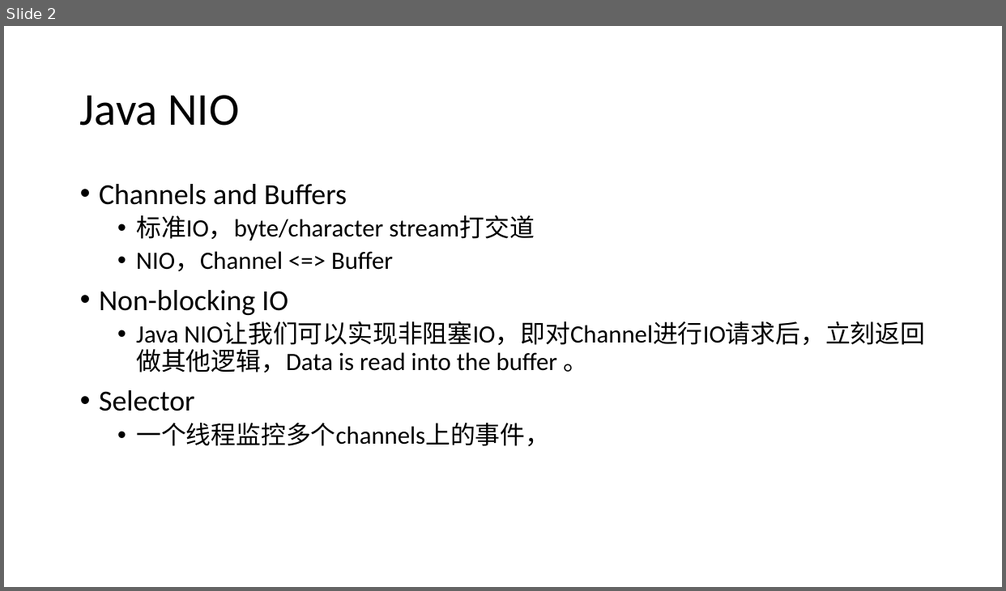
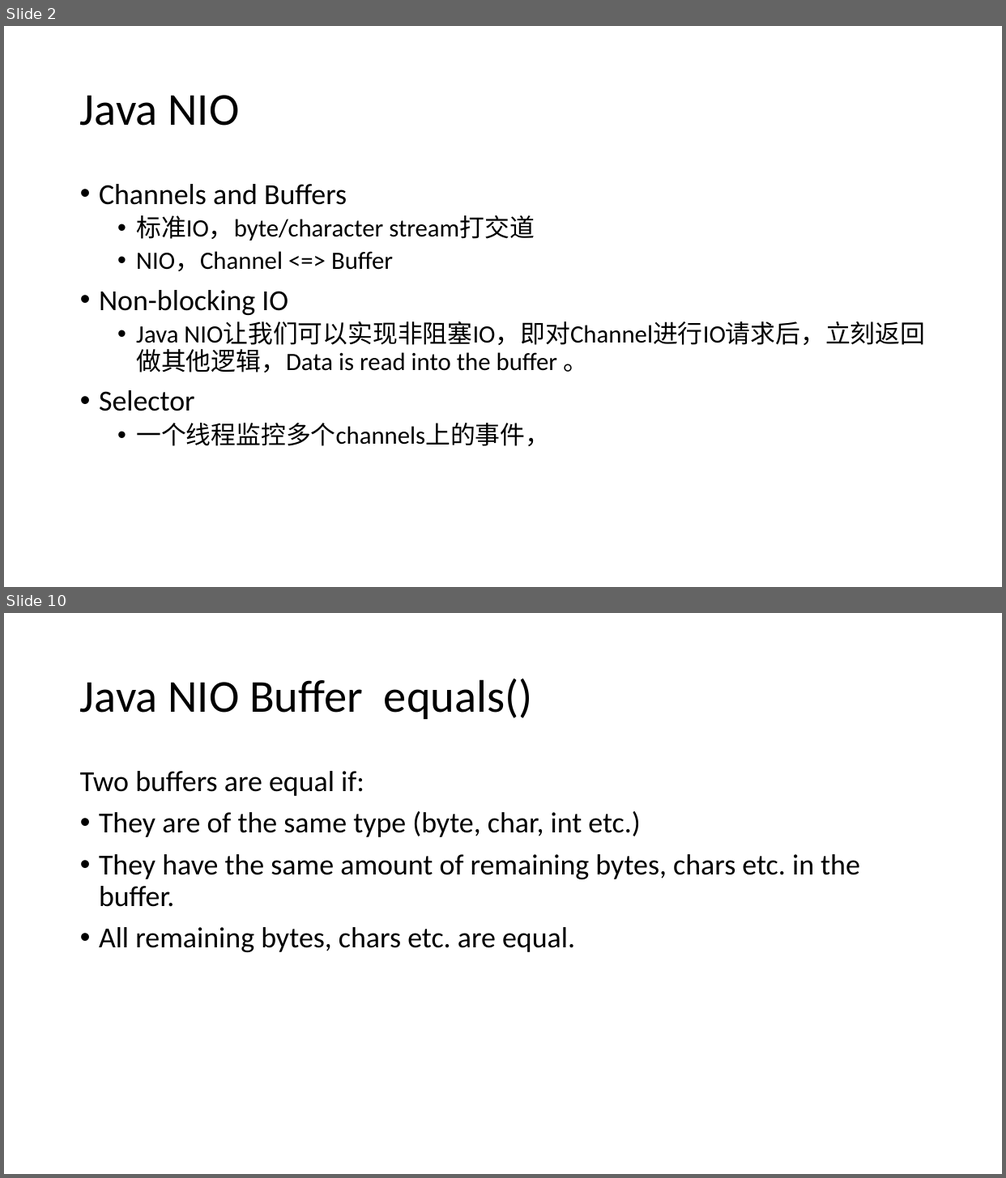
Before and after one commit to zy475459736/progress, a slide deck: io/IO.pptx. Shown one above the other, each under a label of ours: slide 2 before the commit, slides 2 and 10 after it; the slides between them are not shown. The pictures are 1006x591 and 1006x1178 pixels, drawn with LibreOffice and Linux fonts; fonts in the diff are those of the drawing. Boxes give left, top, right and bottom in pixels: in the first picture for what was removed or moved away, otherwise in the second. Text is boxed around its words. In the diff, an @@ line names an element or a change of style, - is before the commit and + after.

```diff
--- a/io/IO.pptx
+++ b/io/IO.pptx
@@ slide 10 added at [4, 613, 1002, 1174], background #FFFFFF @@
@@ title added at [80, 679, 533, 719], 44 pt, text #000000 @@
+Java NIO Buffer equals()
@@ text added at [80, 771, 860, 952], 28 pt, text #000000 @@
+Two buffers are equal if:
+• They are of the same type (byte, char, int etc.)
+• They have the same amount of remaining bytes, chars etc. in the buffer.
+• All remaining bytes, chars etc. are equal.
```
Also in this commit, not shown: 9 other slides added, 2 slides removed.
